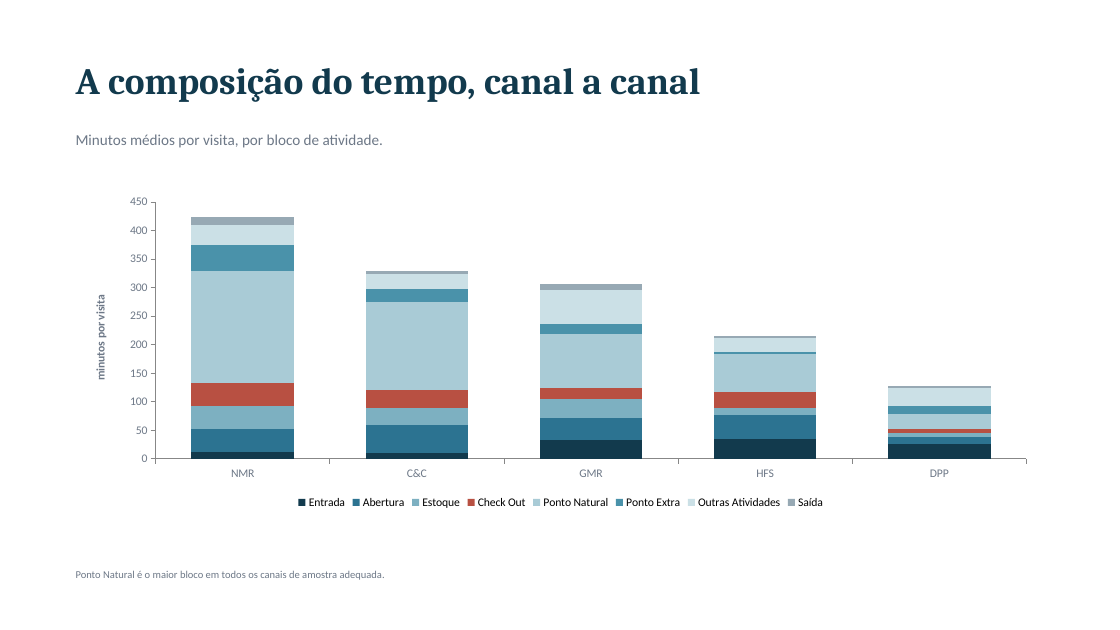
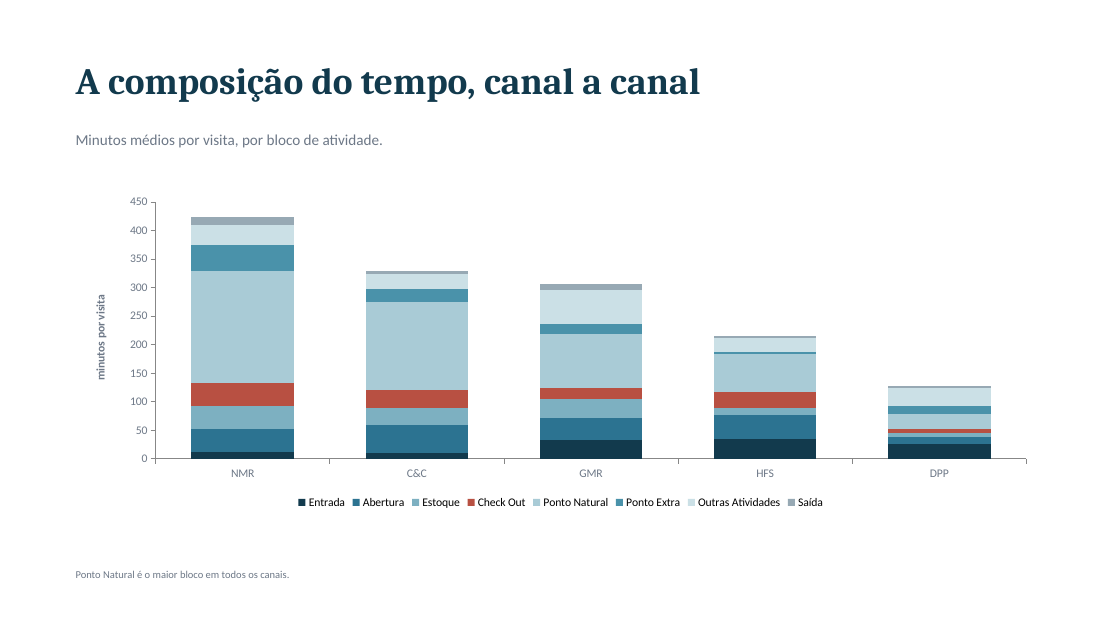
Before and after one commit to SPOTPROMO-PG/Tempos-e-Movimentos, a slide deck: slide 6 of analise/entregaveis/Tempos e Movimentos - Apresentacao.pptx. Drawn at 1120x630 pixels with LibreOffice and Linux fonts; fonts in the diff are those of the drawing. Boxes give left, top, right and bottom in pixels: in the first picture for what was removed or moved away, otherwise in the second. Text is boxed around its words. In the diff, an @@ line names an element or a change of style, - is before the commit and + after.

```diff
--- a/analise/entregaveis/Tempos e Movimentos - Apresentacao.pptx
+++ b/analise/entregaveis/Tempos e Movimentos - Apresentacao.pptx
@@ text at [76, 571, 289, 578]: text changed @@
-Ponto Natural é o maior bloco em todos os canais de amostra adequada.
+Ponto Natural é o maior bloco em todos os canais.
```
Also in this commit, not shown: 7 other slides changed, 1 slide added, 2 slides removed, 5 other files.
